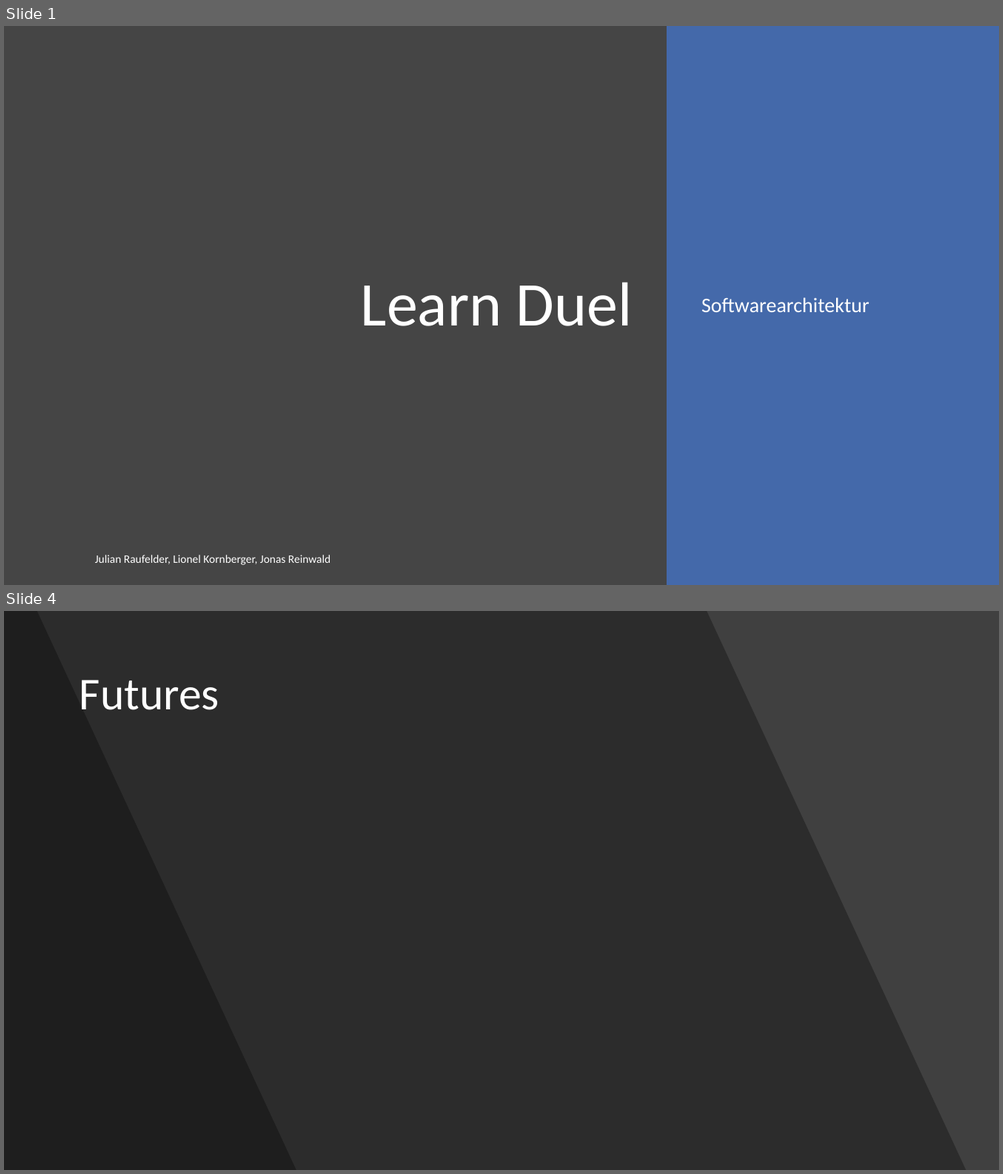
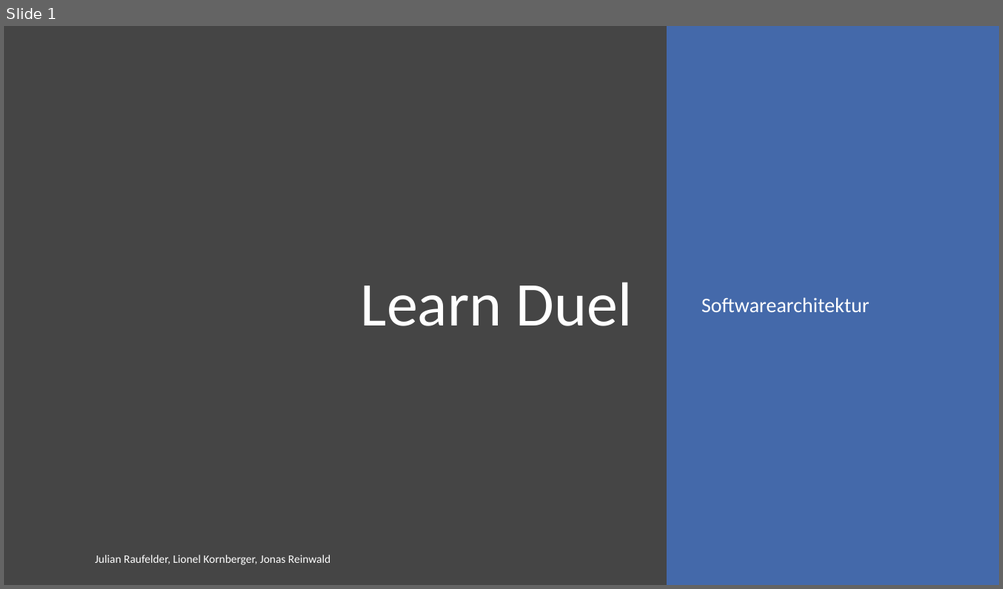
Before and after one commit to webbureaucrat/learn-duel, a slide deck: swar_learn_duel.pptx. Shown one above the other, each under a label of ours: slides 1 and 4 before the commit, slide 1 after it; the slides between them are not shown. The pictures are 1003x1174 and 1003x589 pixels, drawn with LibreOffice and Linux fonts; fonts in the diff are those of the drawing. Boxes give left, top, right and bottom in pixels: in the first picture for what was removed or moved away, otherwise in the second. Text is boxed around its words. In the diff, an @@ line names an element or a change of style, - is before the commit and + after.

```diff
--- a/swar_learn_duel.pptx
+++ b/swar_learn_duel.pptx
@@ slide 4 removed at <box>4,611,999,1170</box>, background #404040 @@
@@ freeform shape removed at <box>4,611,966,1170</box> @@
@@ freeform shape removed at <box>4,611,296,1170</box> @@
@@ title removed at <box>79,680,219,710</box> @@
-Futures
```
Also in this commit, not shown: 9 slides changed, 11 slides added, 1 other slide removed.
